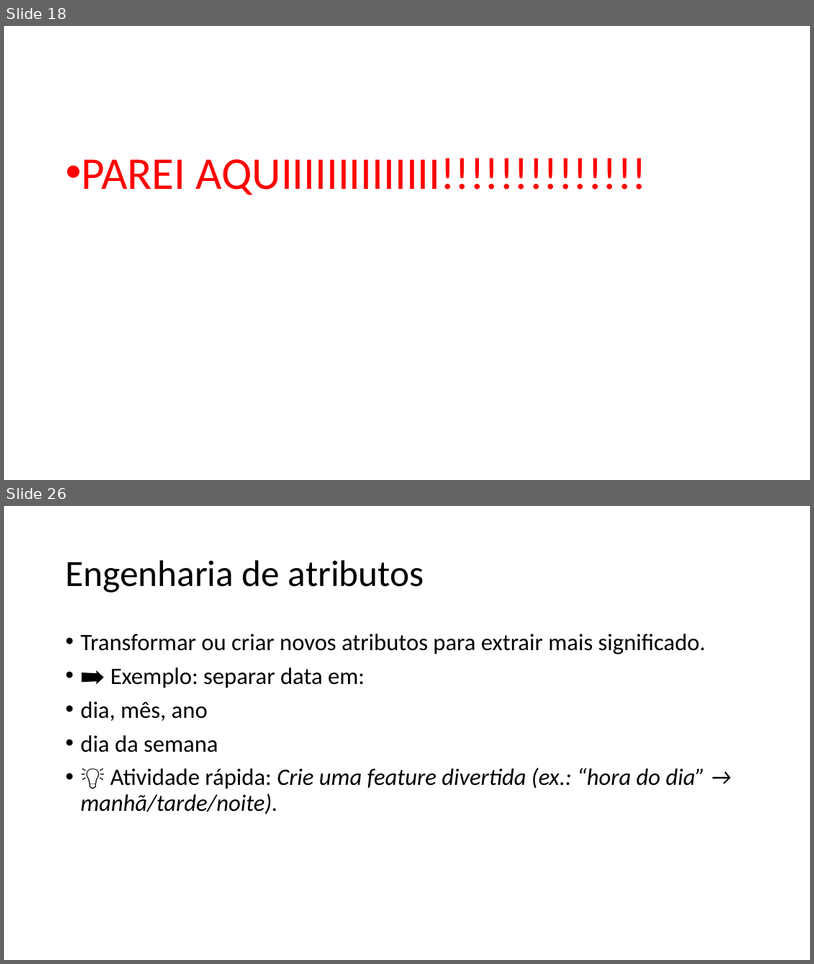
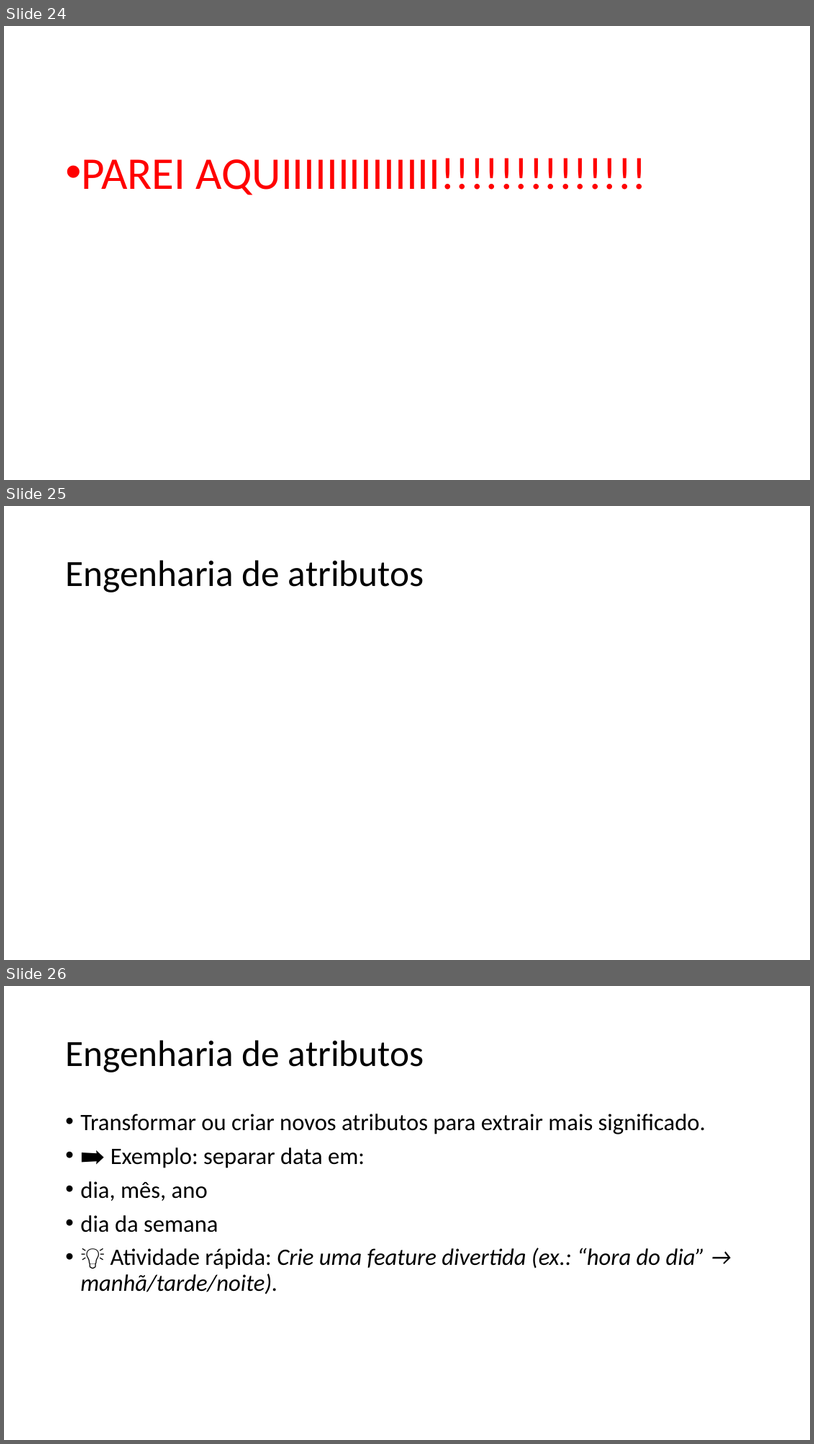
Before and after one commit to zz4fap/c24_inteligencia_artificial, a slide deck: slides/C24_Transformações.pptx. Shown one above the other, each under a label of ours: slides 18 and 26 before the commit, slides 24, 25 and 26 after it; the slides between them are not shown. The pictures are 814x964 and 814x1444 pixels, drawn with LibreOffice and Linux fonts; fonts in the diff are those of the drawing. Boxes give left, top, right and bottom in pixels: in the first picture for what was removed or moved away, otherwise in the second. Text is boxed around its words. In the diff, an @@ line names an element or a change of style, - is before the commit and + after.

```diff
--- a/slides/C24_Transformações.pptx
+++ b/slides/C24_Transformações.pptx
@@ slide 25 added at <box>4,506,810,960</box>, background #FFFFFF @@
@@ title added at <box>65,560,424,592</box>, 44 pt, text #000000 @@
+Engenharia de atributos
@@ what was slide 18 is now slide 24 @@
```
Also in this commit, not shown: 4 slides changed.
